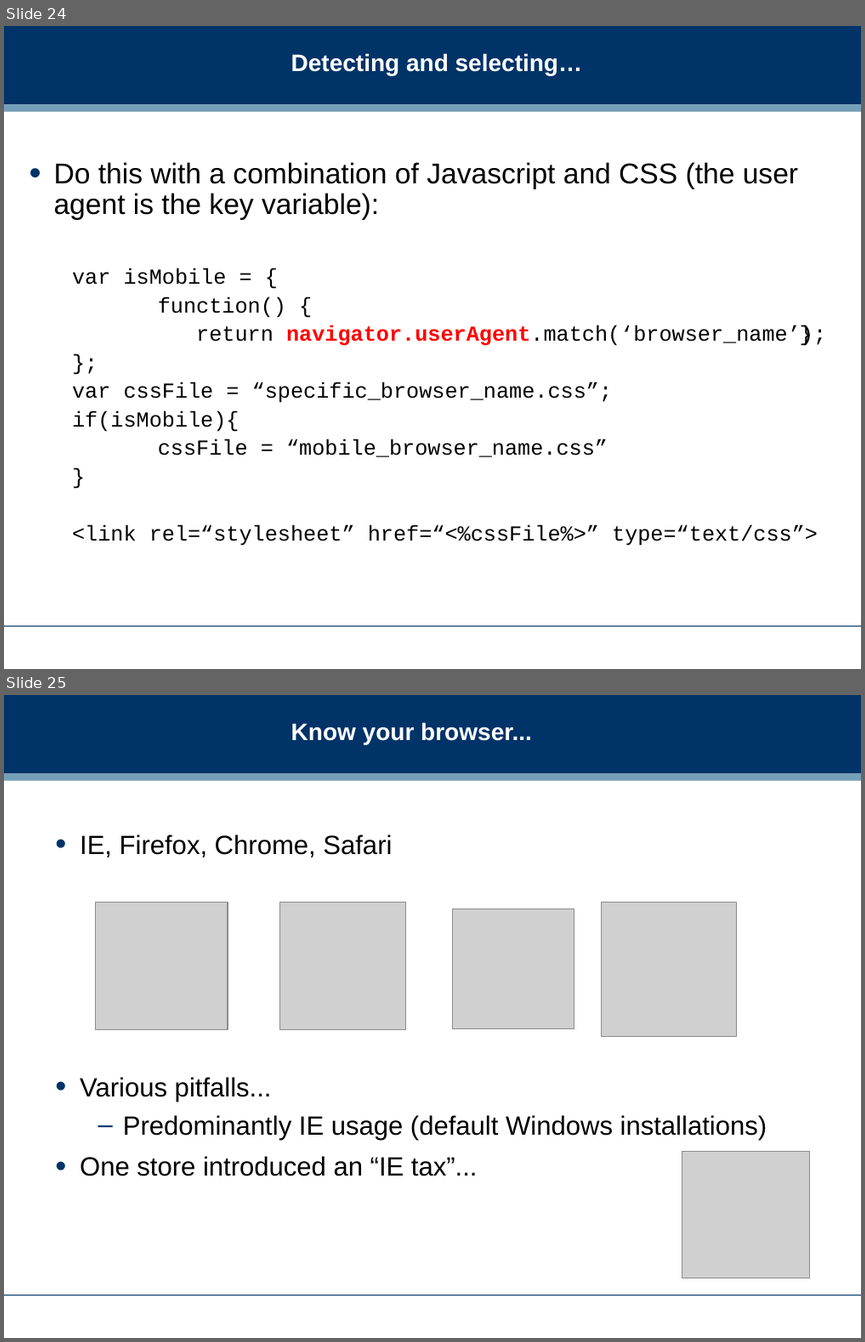
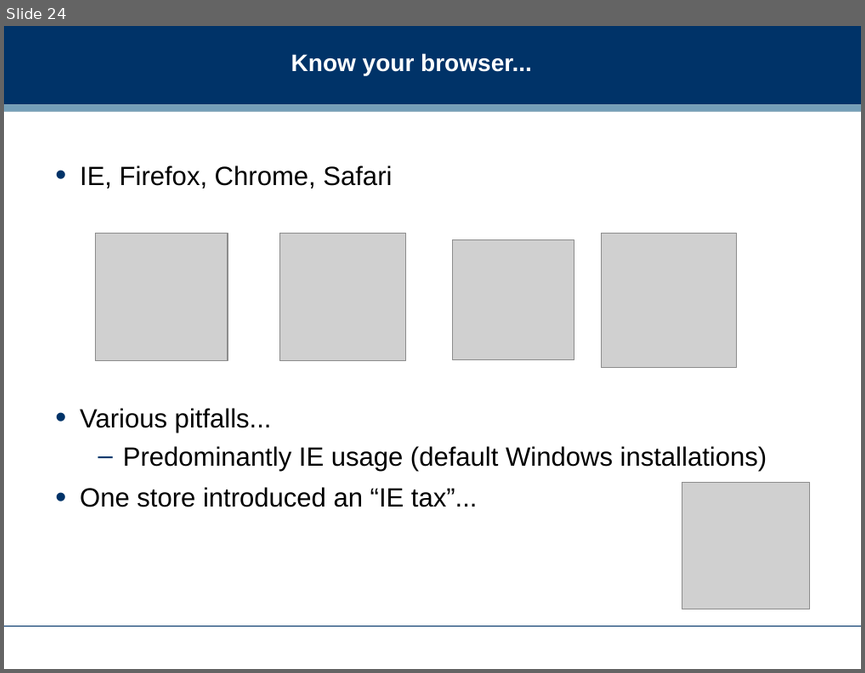
Before and after one commit to dreamind/ix, a slide deck: lectures/presenting-data/css.ppt. Shown one above the other, each under a label of ours: slides 24 and 25 before the commit, slide 24 after it. The pictures are 865x1342 and 865x673 pixels, drawn with LibreOffice and Linux fonts; fonts in the diff are those of the drawing; grey boxes stand for pictures; background and template pictures are left out. Boxes give left, top, right and bottom in pixels: in the first picture for what was removed or moved away, otherwise in the second. Text is boxed around its words. In the diff, an @@ line names an element or a change of style, - is before the commit and + after.

```diff
--- a/lectures/presenting-data/css.ppt
+++ b/lectures/presenting-data/css.ppt
@@ slide 24 removed at (4,26,861,669), background #FFFFFF; not listed: 3 template elements that a slide beside it also shows @@
@@ title removed at (291,53,582,75) @@
-Detecting and selecting…
@@ text removed at (54,162,826,545) @@
-• Do this with a combination of Javascript and CSS (the user agent is the key variable):
-  var isMobile = {
-  function() {
-  return navigator.userAgent.match(‘browser_name’); }
-  };
-  var cssFile = “specific_browser_name.css”;
-  if(isMobile){
-  cssFile = “mobile_browser_name.css”
-  }
-  <link rel=“stylesheet” href=“<%cssFile%>” type=“text/css”>
@@ what was slide 25 is now slide 24 @@
```
Also in this commit, not shown: 2 slides changed, 1 slide added, 2 other slides removed, 1 other file.
